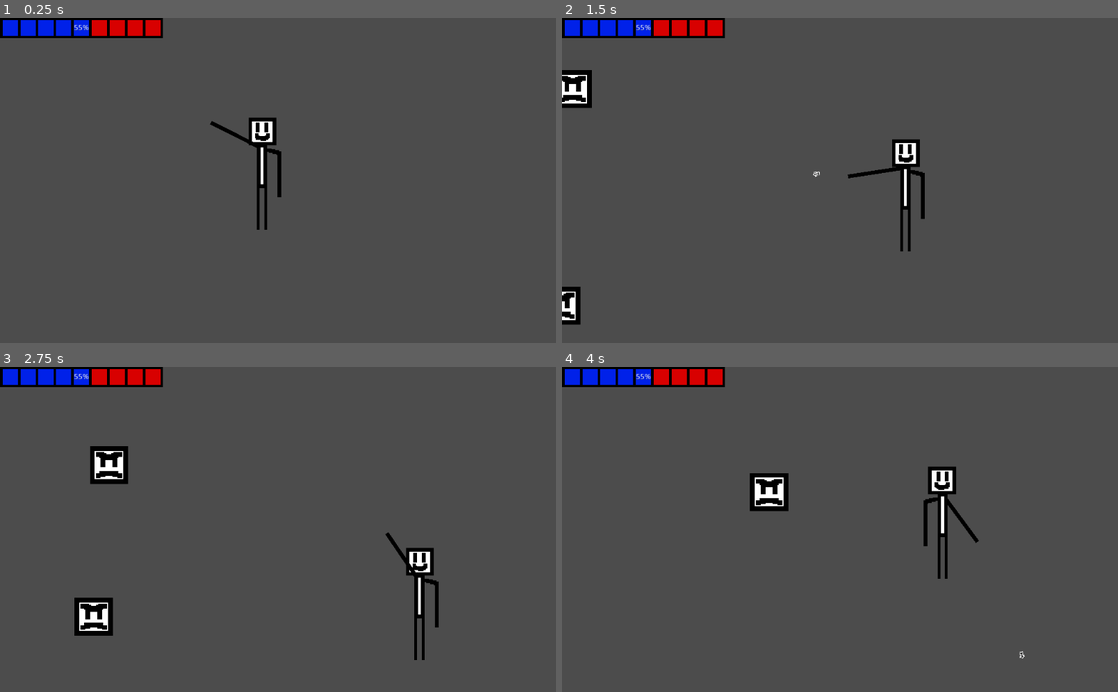
Above: before the commit, frames 1-4 (two rows, left to right).
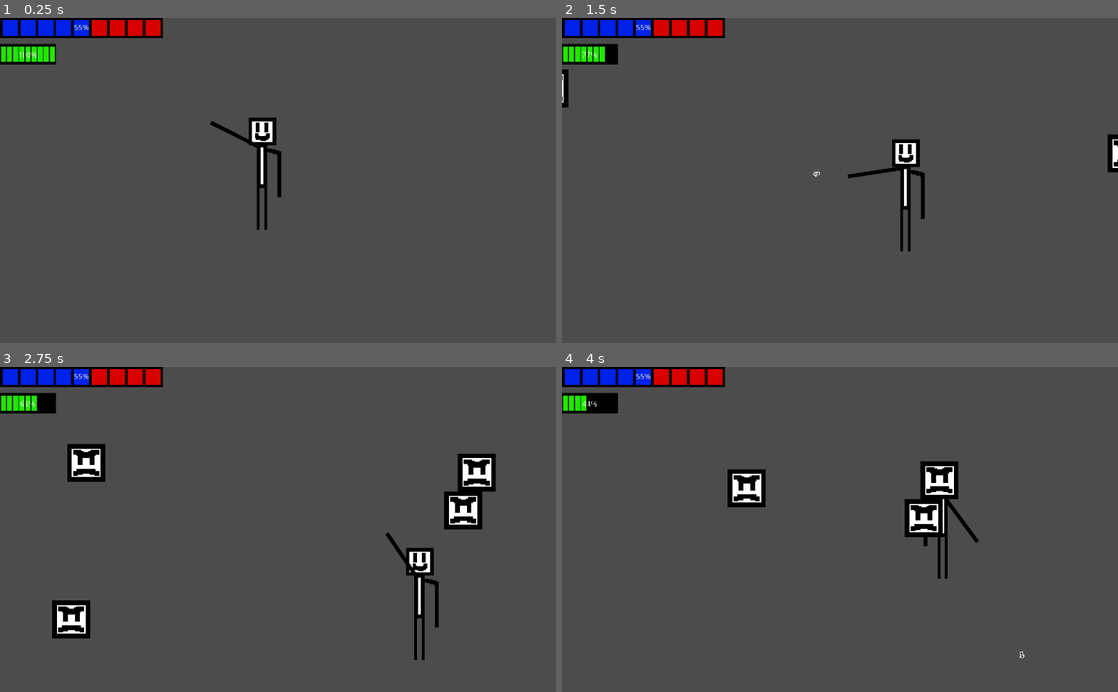
Above: after the commit, the same moments.

Repository: Fronzalo/Political_Counter
Game: Godot game, scene res://Testing grounds.tscn
Same seed, same stepped clock (60 frames per second), same inputs: the game is played once before the commit and once after it.
Inputs (mouse positions are in pixels of both pictures, inside the frame that each line leads up to):
- Up to frame 1 (0.25 s): no input
- Up to frame 2 (1.5 s): tap Enter at 0.5 s; move the mouse to (962, 164) at 0.52 s; hold D (right) 0.53-1.28 s; click (962, 164) at 0.6 s; move the mouse to (728, 196) at 1.27 s; hold S (down) from 1.28 s (still down); click (728, 196) at 1.35 s
- Up to frame 3 (2.75 s): move the mouse to (333, 458) at 2.02 s; release S (down) at 2.03 s; hold D (right) from 2.03 s (still down); click (333, 458) at 2.1 s
- Up to frame 4 (4 s): move the mouse to (812, 594) at 2.77 s; release D (right) at 2.78 s; hold Up (up) 2.78-3.53 s; click (812, 594) at 2.85 s; move the mouse to (1006, 578) at 3.52 s; hold A (left) from 3.53 s (still down); click (1006, 578) at 3.6 s

The runs differ from the first frame. In frame 1, 0.6% of the frame differs, in the area x 0-11%, y 7-15%; in frame 2, 1.8%; in frame 3, 4.4%, in the area x 0-90%, y 7-84%; in frame 4, 3.1%.

Commit message:
give me a second, I'm reloading!
There is now a reload timer for the amount of projectiles you can shoot

Diff:
--- a/Enemy.gd
+++ b/Enemy.gd
@@ -4,11 +4,17 @@
 var velocity
 onready var player = get_parent().get_node("Player")
 var move = true
+var side
 
 var target = Vector2.ZERO
 
 func _ready():
 	add_to_group("enemies")
+	side = round(rand_range(1,2))
+	if side == 1:
+		side = "Left"
+	else:
+		side = "Right"
 
 
 
@@ -40,4 +46,7 @@
 
 func _on_Area2D_body_entered(body):
 	if body.name == "Player":
-		PlayerInfo.change_health(-1)
+		if side == "Left":
+			PlayerInfo.change_health(-1)
+		else:
+			PlayerInfo.change_health(+1)
--- a/Enemy_Spawner.gd
+++ b/Enemy_Spawner.gd
@@ -7,9 +7,11 @@
 	if can_spawn == true:
 		y_spawn = round(rand_range(0,600))
 		var e = enemy.instance()
+		e.position.x = position.x
+		e.position.y = y_spawn
 		owner.add_child(e)
-		e.position.x = -50
-		e.position.y = y_spawn
+
+
 		can_spawn = false
 		$Timer.start()
 
--- a/KinematicBody2D.gd
+++ b/KinematicBody2D.gd
@@ -12,7 +12,7 @@
 			shoot()
 
 func _process(delta):
-	if PlayerInfo.get_health() <= 0:
+	if PlayerInfo.get_health() <= 0 or PlayerInfo.get_health() >= 9:
 		get_tree().reload_current_scene()
 		PlayerInfo.reset()
 
@@ -21,6 +21,17 @@
 	velocity = move_and_slide(velocity)
 
 func shoot():
-	var b = bullet.instance()
-	owner.add_child(b)
-	b.transform = $Arm/CollisionShape2D/Position2D.global_transform
+	if PlayerInfo.current_shots >= 1:
+		var b = bullet.instance()
+		owner.add_child(b)
+		b.transform = $Arm/CollisionShape2D/Position2D.global_transform
+		PlayerInfo.change_shots(-1)
+		$ReloadTimer.start()
+
+
+func _on_ReloadTimer_timeout():
+	for i in range(10):
+		PlayerInfo.change_shots(+0.1)
+
+func _ready():
+	$Arm/CollisionShape2D.disabled = true
--- a/Player.tscn
+++ b/Player.tscn
@@ -20,7 +20,7 @@
 scale = Vector2( 0.312228, 0.312228 )
 texture = ExtResource( 2 )
 
-[node name="CollisionShape2D" type="CollisionShape2D" parent="."]
+[node name="BodyCollider" type="CollisionShape2D" parent="."]
 shape = SubResource( 1 )
 
 [node name="Arm" type="Area2D" parent="."]
@@ -38,3 +38,7 @@
 
 [node name="Position2D" type="Position2D" parent="Arm/CollisionShape2D"]
 position = Vector2( 8.37472, -4.76837e-07 )
+
+[node name="ReloadTimer" type="Timer" parent="."]
+
+[connection signal="timeout" from="ReloadTimer" to="." method="_on_ReloadTimer_timeout"]
--- a/Testing grounds.tscn
+++ b/Testing grounds.tscn
@@ -9,6 +9,10 @@
 [node name="Player" parent="." instance=ExtResource( 1 )]
 position = Vector2( 487.216, 285.656 )
 
+[node name="Enemy_Spawner2" parent="." instance=ExtResource( 2 )]
+position = Vector2( 1112.36, -1.12247 )
+
 [node name="Enemy_Spawner" parent="." instance=ExtResource( 2 )]
+position = Vector2( -93.103, 0 )
 
 [node name="UI" parent="." instance=ExtResource( 3 )]
--- a/UI.gd
+++ b/UI.gd
@@ -6,3 +6,4 @@
 
 func _process(delta):
 	$Healthbar.value = PlayerInfo.get_health()
+	$Reload.value = PlayerInfo.get_shots()
--- a/UI.tscn
+++ b/UI.tscn
@@ -8,6 +8,12 @@
 
 [sub_resource type="StyleBoxFlat" id=2]
 bg_color = Color( 0.85098, 0, 0, 1 )
+
+[sub_resource type="StyleBoxFlat" id=3]
+bg_color = Color( 0.133333, 0.909804, 0, 1 )
+
+[sub_resource type="StyleBoxFlat" id=4]
+bg_color = Color( 0, 0, 0, 1 )
 
 [node name="UI" type="Control"]
 anchor_right = 1.0
@@ -35,3 +41,16 @@
 position = Vector2( 150.211, 18.5 )
 scale = Vector2( 4.69593, 4.69593 )
 texture = ExtResource( 1 )
+
+[node name="Reload" type="ProgressBar" parent="."]
+margin_top = 52.0
+margin_right = 103.0
+margin_bottom = 86.0
+custom_styles/fg = SubResource( 3 )
+custom_styles/bg = SubResource( 4 )
+max_value = 9.0
+
+[node name="Reloadsprite" type="Sprite" parent="Reload"]
+position = Vector2( 51.4706, 15 )
+scale = Vector2( 1.61029, 4.75 )
+texture = ExtResource( 1 )
--- a/playerinfo.gd
+++ b/playerinfo.gd
@@ -2,23 +2,32 @@
 
 var health
 var health_max
-var ammo_max
-var ammo
+var max_shots = 9
+var current_shots = 9
 var lives
 var lives_max
 
 func _ready():
 	health = 5
 	health_max = 9
+	max_shots = 9
+	current_shots = 9
 
 func change_health(amount):
 	health += amount
 	health = clamp(health,0, health_max)
 
+func change_shots(amount):
+		current_shots += amount
+		current_shots = clamp(current_shots,0, max_shots)
 
 
 func get_health():
 	return health
 
+func get_shots():
+	return current_shots
+
 func reset():
+	current_shots = 9
 	health = 5
Not shown: 1 places in UI.tscn that only renumber resources
